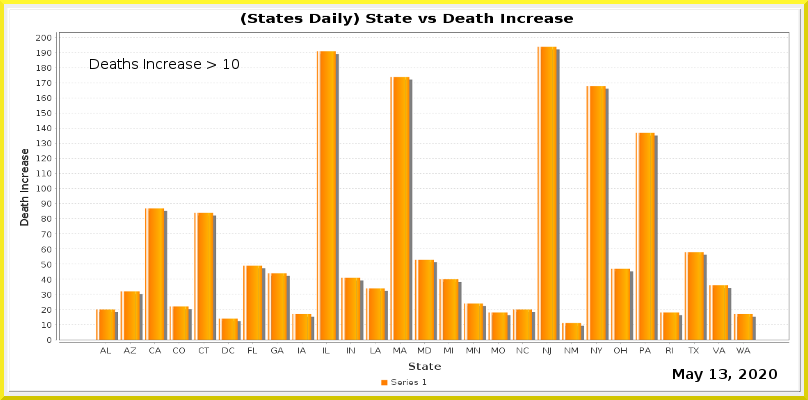
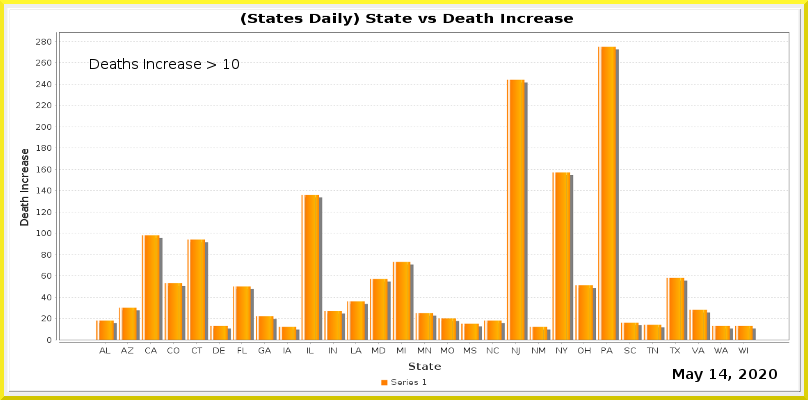
Two versions of the same layered image (808px x 400px). Layer-by-layer changes:
painted on "Current Date" over [719, 369, 727, 379]
painted on "Date_vs_TestIncrease.png" over [36, 34, 788, 355]
